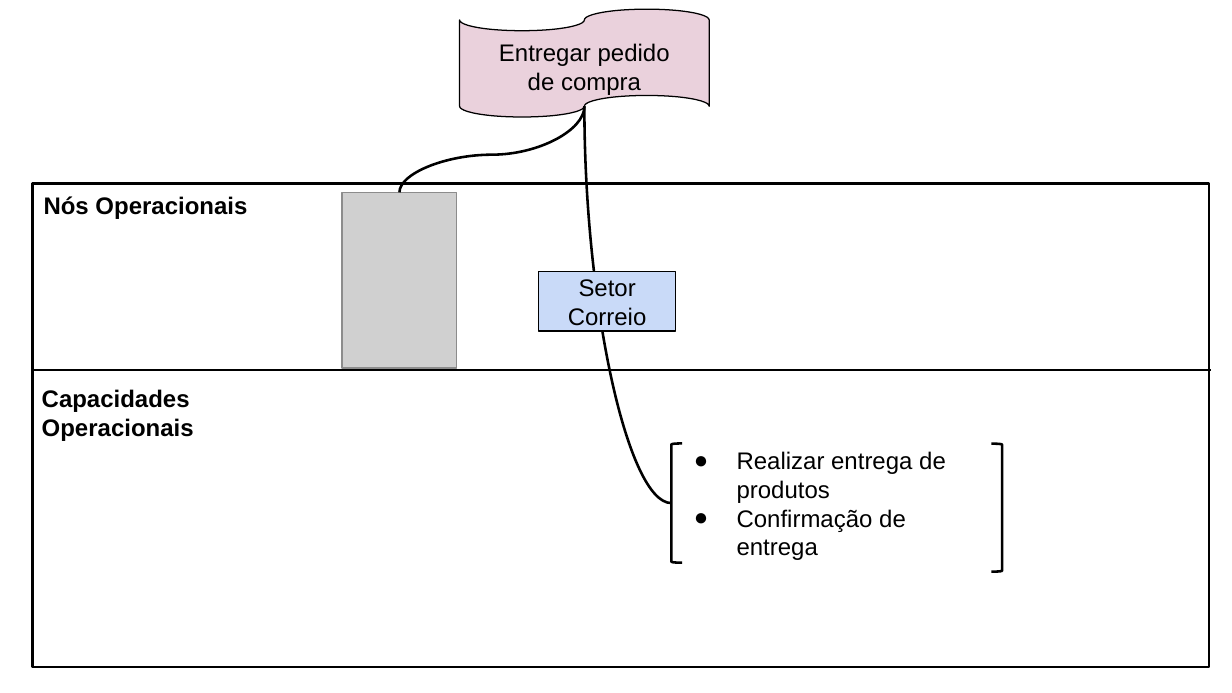
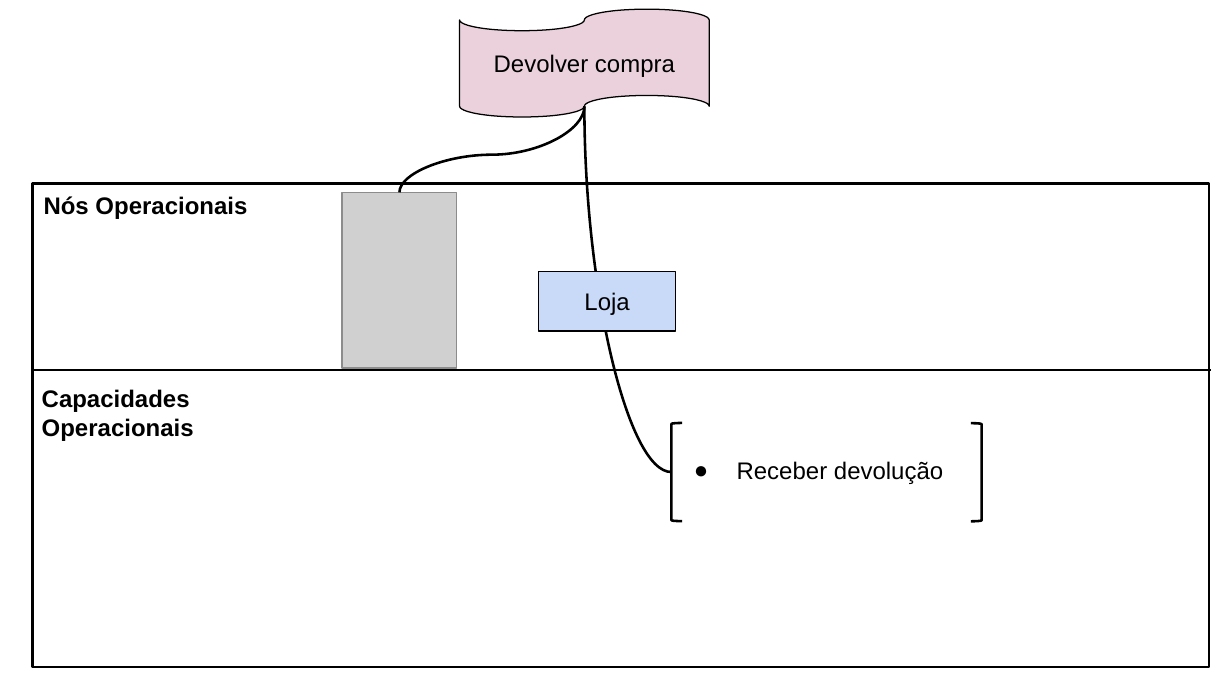
Before and after one commit to Vilela272/artefatos_OPE, a slide deck: slide 6 of 15. Arquitetura de negócio.pptx. Drawn at 1232x693 pixels with LibreOffice and Linux fonts; fonts in the diff are those of the drawing; grey boxes stand for pictures. Boxes give left, top, right and bottom in pixels: in the first picture for what was removed or moved away, otherwise in the second. Text is boxed around its words. In the diff, an @@ line names an element or a change of style, - is before the commit and + after.

```diff
--- a/15. Arquitetura de negócio.pptx
+++ b/15. Arquitetura de negócio.pptx
@@ text at <box>494,54,675,77</box>: text changed @@
-Entregar pedido
-de compra
+Devolver compra
@@ curved line moved from (584, 106) - (671, 503) to (584, 106) - (671, 472) @@
@@ text in rectangle at <box>584,292,629,315</box>: text changed @@
-Setor Correio
+Loja
@@ left bracket: place and size @@
-left bracket at <box>671,444,683,563</box>
+left bracket at <box>671,423,683,521</box>
@@ right bracket: place and size @@
-right bracket at <box>992,444,1003,572</box>
+right bracket at <box>971,423,982,521</box>
@@ text removed at <box>737,451,946,560</box> @@
-● Realizar entrega de produtos
-● Confirmação de entrega
@@ text added at <box>737,461,943,484</box>, 14 pt, text #000000 @@
+● Receber devolução
```
Also in this commit, not shown: 5 other slides changed, 1 other file.
